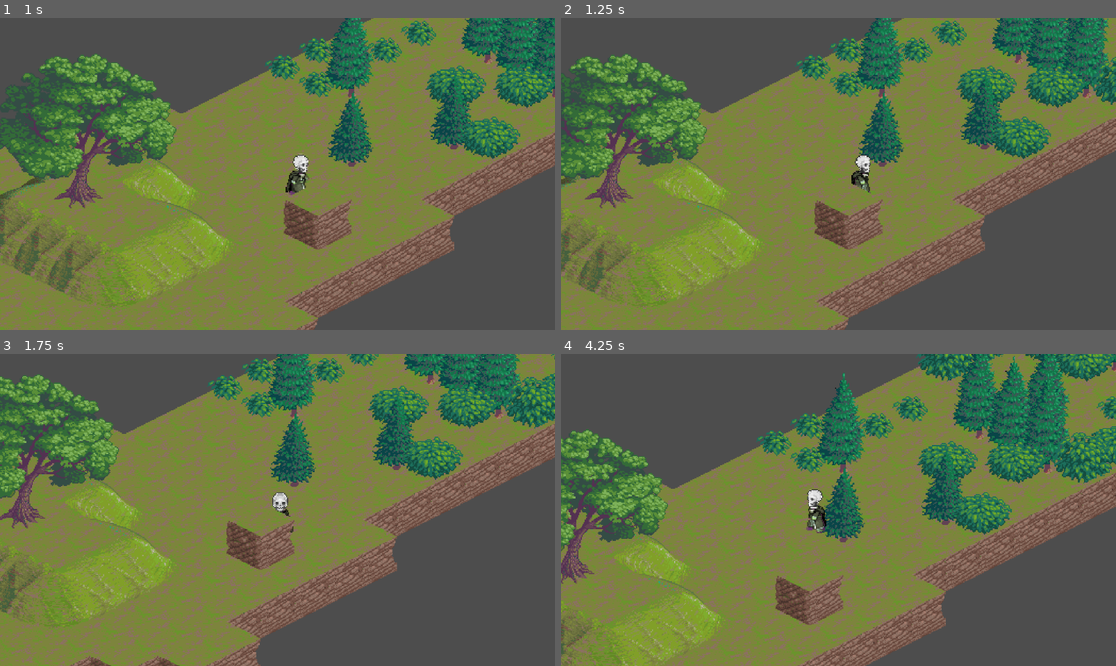
Above: before the commit, frames 1-4 (two rows, left to right).
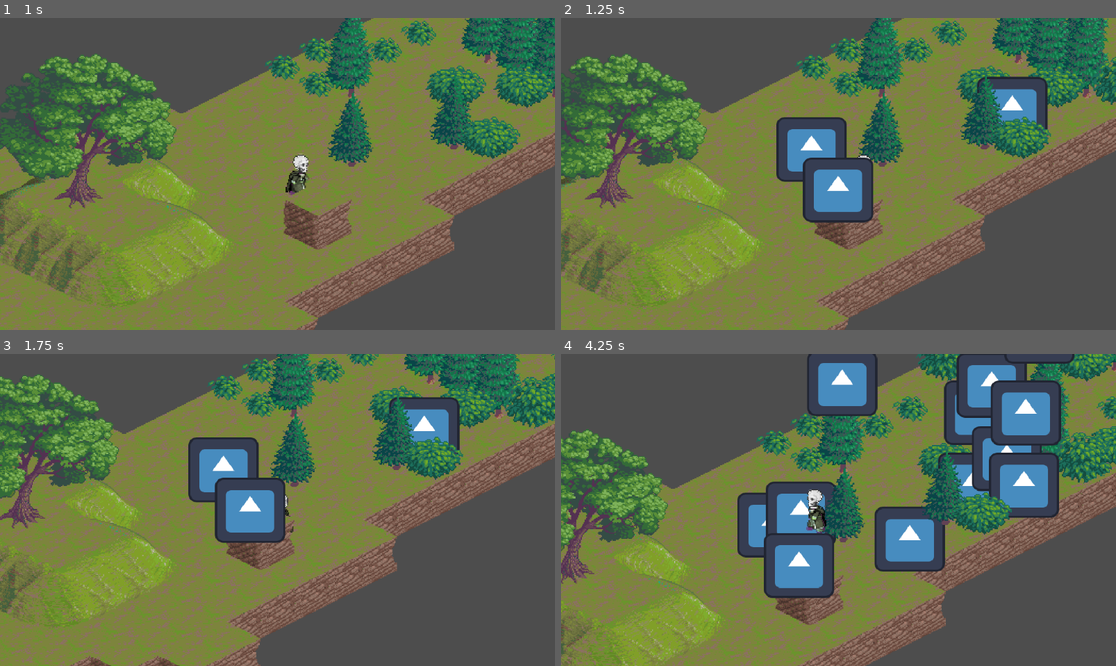
Above: after the commit, the same moments.

Repository: XMNNguyen/ECS179
Game: Godot game, scene res://Scenes/world.tscn
The game is run twice, just before and just after one commit, with the same random seed, the same clock (stepped at 60 frames per second) and the same inputs. The engine's default icon, where the game draws it, is replaced by a stand-in: a white triangle on a blue panel in a dark square.
Inputs:
- Up to frame 1 (1 s): tap Enter at 0.5 s; hold D (right) from 0.53 s (still down)
- Up to frame 2 (1.25 s): keep holding D (right)
- Up to frame 3 (1.75 s): release D (right) at 1.28 s; hold S (down) from 1.28 s (still down)
- Up to frame 4 (4.25 s): release S (down) at 2.03 s; hold D (right) 2.03-2.78 s; hold W (up) 2.78-3.53 s; hold A (left) from 3.53 s (still down)

Frame 1 is identical in both runs. In frame 2, 6.0% of the frame differs, in the area x 38-88%, y 18-66%; in frame 3, 6.1%; in frame 4, 19%, in the area x 31-93%, y 0-79%.

Commit message:
implemented enemy class and spawner

Diff:
--- /dev/null
+++ b/ecs179_project/Scenes/Enemies/Enemy1.tscn
@@ -0,0 +1,14 @@
+[gd_scene load_steps=3 format=3 uid="uid://dmx1gf4qjo7lf"]
+
+[ext_resource type="Texture2D" uid="uid://crt0h1217ngnp" path="res://icon.svg" id="1_7dcxe"]
+[ext_resource type="Script" path="res://Scripts/Enemies/enemy1.gd" id="1_ggdhm"]
+
+[node name="Enemy1" type="CharacterBody2D"]
+z_index = 1
+y_sort_enabled = true
+script = ExtResource("1_ggdhm")
+
+[node name="Sprite2D" type="Sprite2D" parent="."]
+position = Vector2(0.999998, -6)
+scale = Vector2(0.515625, 0.476563)
+texture = ExtResource("1_7dcxe")
--- /dev/null
+++ b/ecs179_project/Scenes/spawner.tscn
@@ -0,0 +1,6 @@
+[gd_scene load_steps=2 format=3 uid="uid://cya5icw57awh1"]
+
+[ext_resource type="Script" path="res://Scripts/spawner.gd" id="1_4r0gj"]
+
+[node name="Spawner" type="Node2D"]
+script = ExtResource("1_4r0gj")
--- a/ecs179_project/Scenes/world.tscn
+++ b/ecs179_project/Scenes/world.tscn
@@ -1,8 +1,9 @@
-[gd_scene load_steps=6 format=3 uid="uid://cusr3f70fll4u"]
+[gd_scene load_steps=7 format=3 uid="uid://cusr3f70fll4u"]
 
 [ext_resource type="Texture2D" uid="uid://b1v7hjwwatweq" path="res://Assets/iso-64x64-outside.png" id="1_lsk4u"]
 [ext_resource type="Script" path="res://Scripts/tile_map.gd" id="2_fnfvh"]
 [ext_resource type="PackedScene" uid="uid://dnsb3nki2wygw" path="res://Scenes/Player.tscn" id="3_drjvw"]
+[ext_resource type="PackedScene" uid="uid://cya5icw57awh1" path="res://Scenes/spawner.tscn" id="4_cchqb"]
 
 [sub_resource type="TileSetAtlasSource" id="TileSetAtlasSource_ugaeo"]
 resource_name = "Grass"
@@ -1559,7 +1560,7 @@
 physics_layer_0/collision_layer = 1
 sources/0 = SubResource("TileSetAtlasSource_ugaeo")
 
-[node name="Node2D" type="Node2D"]
+[node name="World" type="Node2D"]
 y_sort_enabled = true
 
 [node name="TileMap" type="TileMap" parent="."]
@@ -1587,5 +1588,9 @@
 script = ExtResource("2_fnfvh")
 
 [node name="Player" parent="." instance=ExtResource("3_drjvw")]
+unique_name_in_owner = true
 z_index = 1
 position = Vector2(216, -7)
+
+[node name="Spawner" parent="." instance=ExtResource("4_cchqb")]
+position = Vector2(388, -105)
--- /dev/null
+++ b/ecs179_project/Scripts/Enemies/enemy.gd
@@ -0,0 +1,109 @@
+class_name Enemy
+extends CharacterBody2D
+
+# STATS
+var level: float = 1
+var health: float = 100
+var defense: float = 10
+var base_damage: float = 10
+var base_speed: float = 10
+var base_atk_speed: float = 10
+var target: Player
+var aggro_range: float = 30
+
+@onready var tile_map: TileMapController = $"/root/World/TileMap"
+
+
+# TODO: figure out how we will calculate our damage
+func calculate_damage() -> float:
+	return base_damage
+
+
+func is_dead() -> bool:
+	return health <= 0
+
+
+# helper function to adjust the z_index depending on what layer the player is supposed to be on
+func adjust_z_index(position: Vector2) -> void:
+	# get coordianates of the tile player is standing on then get the tile data
+	var enemy_tile_position:Vector2i = tile_map.local_to_map(position - Vector2(0, 16))
+	var new_z_index:int = 0
+
+	for i in range(tile_map.layers.keys().size()):
+		if (tile_map.get_cell_source_id(i, enemy_tile_position) != -1 &&
+			tile_map.get_cell_atlas_coords(i, enemy_tile_position) not in tile_map.other):
+			new_z_index += 1
+		else:
+			break
+
+	z_index = max(new_z_index, 1)
+
+
+# helper function to check if enemy is on a slope
+func is_on_slope(position: Vector2) -> bool:
+	# get coordianates of the tile player is standing on then get the tile data
+	var enemy_tile_position:Vector2i = tile_map.local_to_map(position - Vector2(0, 16))
+
+	return (tile_map.get_cell_atlas_coords(z_index, enemy_tile_position) in tile_map.slopes ||
+			tile_map.get_cell_atlas_coords(z_index - 1, enemy_tile_position) in tile_map.slopes)
+
+
+# add movement bias based on direction the enemy is moving in
+func move_on_slope(position: Vector2, input_vector : Vector2):
+	var slow_scaling: float = 0.80
+	var horizontal_bias:float = 40
+	var diagonal_bias:float = 25
+
+	# get the tile position of the slope we are on
+	var enemy_tile_position = tile_map.local_to_map(position)
+
+	# check the slope type and then adjust player velocity accordingly
+	velocity *= slow_scaling
+
+	# UP RIGHT
+	if tile_map.get_cell_atlas_coords(z_index - 1, enemy_tile_position) in tile_map.up_right_slopes:
+		# add a y-bias based on input direction
+		if input_vector.x < 0:
+			velocity.y -= diagonal_bias
+		elif input_vector.x < 0:
+			velocity.y += diagonal_bias
+
+	# RIGHT
+	elif tile_map.get_cell_atlas_coords(z_index - 1, enemy_tile_position) in tile_map.right_slopes:
+		# add a y-bias based on input direction
+		if input_vector.x < 0:
+			velocity.y += horizontal_bias
+		elif input_vector.x > 0:
+			velocity.y -= horizontal_bias
+
+	# DOWN RIGHT
+	elif tile_map.get_cell_atlas_coords(z_index - 1, enemy_tile_position) in tile_map.down_right_slopes:
+		# add a y-bias based on input direction
+		if input_vector.x > 0:
+			velocity.y -= diagonal_bias
+		elif input_vector.x < 10:
+			velocity.y += diagonal_bias
+
+	# DOWN LEFT
+	elif tile_map.get_cell_atlas_coords(z_index - 1, enemy_tile_position) in tile_map.down_left_slopes:
+		# add a y-bias based on input direction
+		if input_vector.x < 0:
+			velocity.y -= diagonal_bias
+		elif input_vector.x > 0:
+			velocity.y += diagonal_bias
+
+	# LEFT
+	elif tile_map.get_cell_atlas_coords(z_index - 1, enemy_tile_position) in tile_map.left_slopes:
+		# add a y-bias based on input direction
+		if input_vector.x > 0:
+			velocity.y += horizontal_bias
+		elif input_vector.x < 0:
+			velocity.y -= horizontal_bias
+
+	# UP LEFT
+	elif tile_map.get_cell_atlas_coords(z_index - 1, enemy_tile_position) in tile_map.up_left_slopes:
+		# add a y-bias based on input direction
+		if input_vector.x < 0:
+			velocity.y -= diagonal_bias
+		elif input_vector.x > 0:
+			velocity.y += diagonal_bias
--- /dev/null
+++ b/ecs179_project/Scripts/Enemies/enemy1.gd
@@ -0,0 +1,13 @@
+class_name Enemy1
+extends Enemy
+
+#NOTE: this was createdd only for testing the spawner
+
+# Called when the node enters the scene tree for the first time.
+func _ready() -> void:
+	pass
+
+
+# Called every frame. 'delta' is the elapsed time since the previous frame.
+func _process(delta: float) -> void:
+	adjust_z_index(global_position)
--- a/ecs179_project/Scripts/player.gd
+++ b/ecs179_project/Scripts/player.gd
@@ -1,3 +1,4 @@
+class_name Player
 extends CharacterBody2D
 
 const MAX_SPEED = 120
@@ -63,6 +64,7 @@
 	if z_index != new_z_index:
 		signals.entered_new_layer.emit(max(new_z_index, 1), z_index)
 	z_index = max(new_z_index, 1)
+
 
 # helper function to check if player is on a slope
 func is_on_slope() -> bool:
--- /dev/null
+++ b/ecs179_project/Scripts/spawner.gd
@@ -0,0 +1,70 @@
+class_name Spawner
+extends Node2D
+
+@export var enemy_types: Array[String] = ["res://Scenes/Enemies/Enemy1.tscn"] # holds all the scene paths of the types of enemies that can spawn in this spawner
+@export var spawn_radius: float = 150
+@export var trigger_radius:float = 70
+@export var spawn_time: float = 1
+@export var pack_spawn: bool = true
+@export var pack_size: int = 3
+
+var _spawn_timer: Timer
+
+@onready var player: Player = %Player
+@onready var tile_map: TileMap = %TileMap
+
+
+# Called when the node enters the scene tree for the first time.
+func _ready() -> void:
+	refresh_spawn_timer()
+
+
+# Called every frame. 'delta' is the elapsed time since the previous frame.
+func _process(delta: float) -> void:
+	# if the player is within radius of the spawner and spawn timer is stopped, spawn an enemy and refresh the timer
+	if (player.global_position.distance_to(global_position) <= spawn_radius &&
+	   (_spawn_timer == null || _spawn_timer.is_stopped())):
+
+		if !pack_spawn:
+			spawn_enemy()
+		else:
+			spawn_enemy_pack()
+
+		# refresh the timer
+		refresh_spawn_timer()
+
+
+# helper function to spawn a random instance of a enemy
+func spawn_enemy() -> void:
+	# create a random enemy instance and add as a child
+	var enemy_type: int = randi_range(0, len(enemy_types) - 1)
+	var enemy: PackedScene = load(enemy_types[enemy_type])
+	var enemy_instance := enemy.instantiate() as Enemy
+	add_child(enemy_instance)
+
+	# randomly set the spawn location somewhere around our spawner no more then spawn_radius away
+	# if the spawn location is invalid (off map), change the spawn location
+	var spawn_location: Vector2 = get_random_spawn_location()
+	while tile_map.get_cell_source_id(enemy_instance.z_index - 1, tile_map.local_to_map(spawn_location)) == -1:
+		spawn_location = get_random_spawn_location()
+
+	enemy_instance.global_position = spawn_location
+
+
+func spawn_enemy_pack() -> void:
+	for i in range(pack_size):
+		spawn_enemy()
+
+func refresh_spawn_timer() -> void:
+	_spawn_timer = Timer.new()
+	_spawn_timer.one_shot = true
+	add_child(_spawn_timer)
+	_spawn_timer.start(spawn_time)
+
+
+func get_random_spawn_location() -> Vector2:
+	return (
+			global_position +
+			Vector2(randf_range(-spawn_radius, spawn_radius),
+					randf_range(-spawn_radius, spawn_radius))
+		   )
